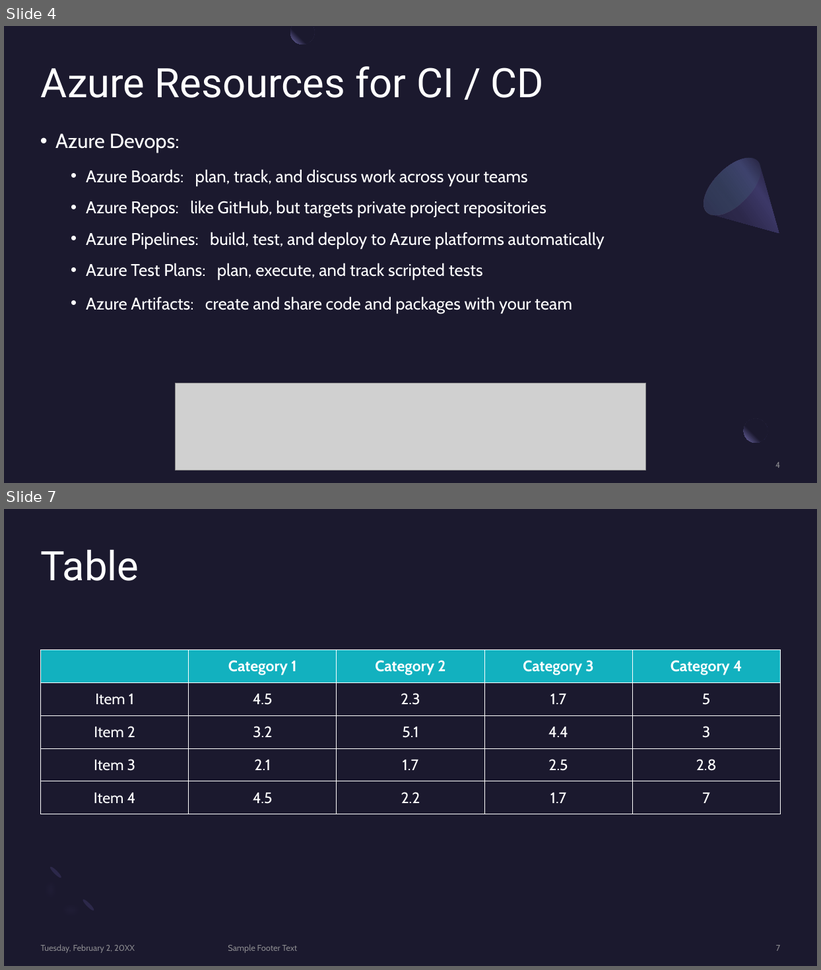
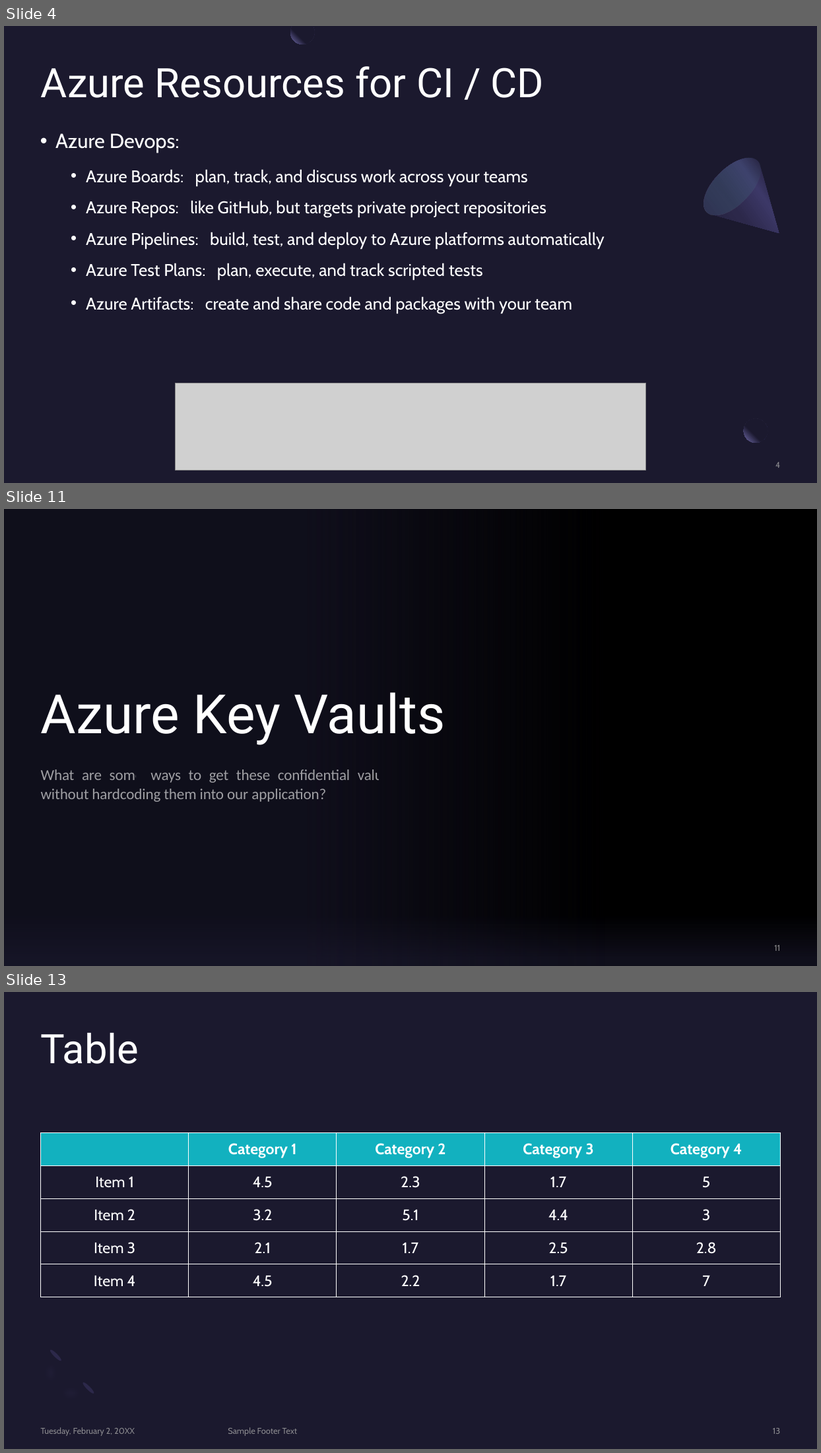
Before and after one commit to BrianChen0527/postgreSQL, a slide deck: MSFT_Azure/Microsoft Azure.pptx. Shown one above the other, each under a label of ours: slides 4 and 7 before the commit, slides 4, 11 and 13 after it; the slides between them are not shown. The pictures are 821x970 and 821x1453 pixels, drawn with LibreOffice and Linux fonts; fonts in the diff are those of the drawing; grey boxes stand for pictures; background and template pictures are left out. Boxes give left, top, right and bottom in pixels: in the first picture for what was removed or moved away, otherwise in the second. Text is boxed around its words. In the diff, an @@ line names an element or a change of style, - is before the commit and + after.

Commit message:
working on Azure presentation

```diff
--- a/MSFT_Azure/Microsoft Azure.pptx
+++ b/MSFT_Azure/Microsoft Azure.pptx
@@ slide 11 added at box(4, 509, 817, 966), background picture (left out) @@
@@ rectangle added at box(4, 509, 604, 966), fill gradient #1B192E @@
@@ title added at box(41, 692, 445, 745), 64 pt, text #FFFFFF @@
+Azure Key Vaults
@@ subtitle added at box(41, 770, 396, 802), 18 pt, text #FFFFFF at 60% opacity @@
+What are some ways to get these confidential values without hardcoding them into our application?
@@ rectangle added at box(4, 894, 817, 966), fill gradient #1B192E @@
@@ page number added at box(774, 945, 780, 951), 10 pt, text #A6A6A6 at 80% opacity @@
+11
@@ what was slide 7 is now slide 13 @@
@@ page number at box(773, 1428, 781, 1434): text changed @@
-7
+13
```
Also in this commit, not shown: 7 other slides added, 2 slides removed, 1 other file.
